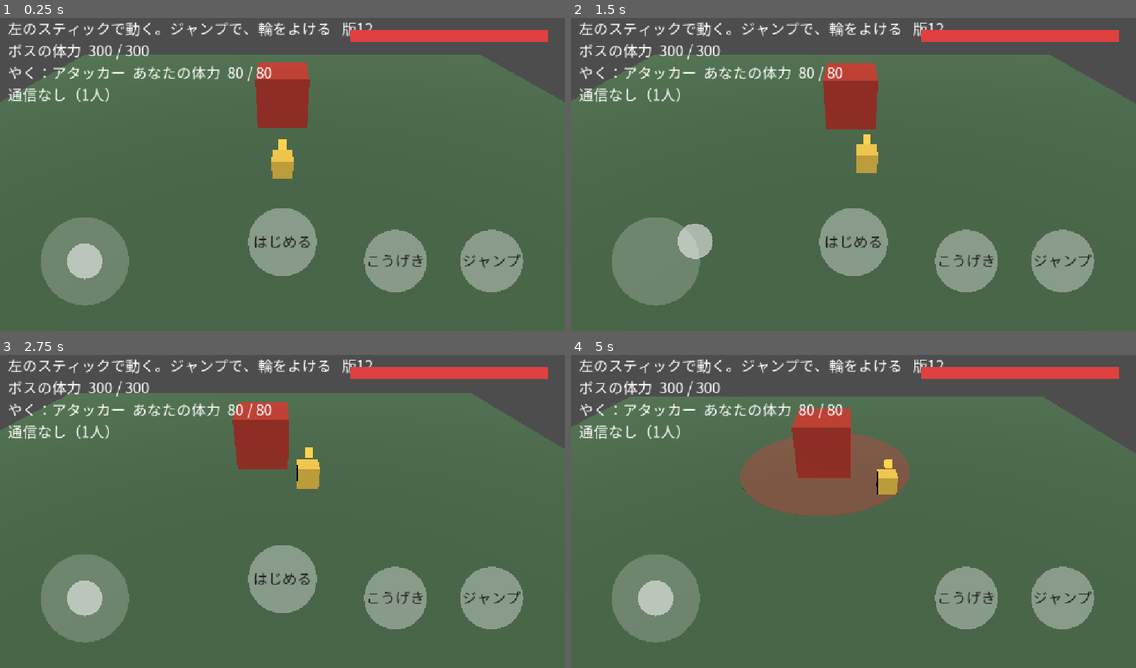
Above: before the commit, frames 1-4 (two rows, left to right).
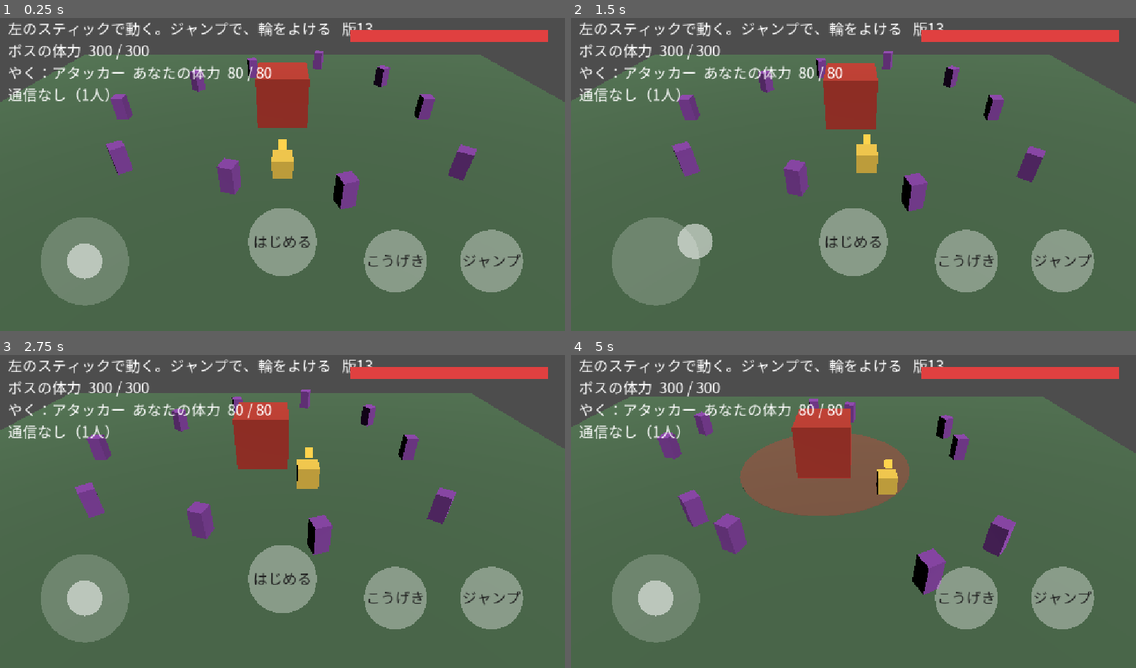
Above: after the commit, the same moments.

Repository: koyoy1016-gif/bigbusters-godot
Game: Godot game, scene res://scenes/prototype/stick_prototype.tscn
The game is run twice, just before and just after one commit, with the same random seed, the same clock (stepped at 60 frames per second) and the same inputs. This scene is started directly instead of the project's main scene.
Inputs (mouse positions are in pixels of both pictures, inside the frame that each line leads up to):
- Up to frame 1 (0.25 s): no input
- Up to frame 2 (1.5 s): tap Enter at 0.5 s; move the mouse to (977, 155) at 0.52 s; tap 1 at 0.6 s; click (977, 155) at 0.67 s; drag from (740, 187) to (825, 237) at 1.27 s
- Up to frame 3 (2.75 s): move the mouse to (339, 439) at 2.02 s; tap 1 at 2.1 s; click (339, 439) at 2.17 s
- Up to frame 4 (5 s): drag from (825, 574) to (684, 461) at 2.77 s; move the mouse to (1023, 558) at 3.52 s; tap 1 at 3.6 s; click (1023, 558) at 3.67 s; drag from (684, 461) to (768, 430) at 4.27 s

The runs differ from the first frame. In frame 1, 2.4% of the frame differs, in the area x 18-85%, y 1-62%; in frame 2, 2.4%; in frame 3, 2.5%; in frame 4, 2.9%, in the area x 15-79%, y 1-77%.

Commit message:
サブ敵の群れを追加：10体を1回の描画（MultiMesh）で出す。動きは時間だけで決まる
Co-Authored-By: Claude Sonnet 5.5 <noreply@anthropic.com>
Claude-Session: https://claude.ai/code/session_01U5QjkxQPQVJ9bA9eQTVgJt

Diff:
--- a/data/prototype_stick.json
+++ b/data/prototype_stick.json
@@ -158,7 +158,7 @@
   ],
   "charge_color": "#ff9a20",
   "build_label": "版",
-  "build_id": "12",
+  "build_id": "13",
   "camera_follow": 0.5,
   "camera_follow_per_sec": 6.0,
   "marker_size": 0.35,
@@ -221,5 +221,11 @@
     0.9,
     0.025
   ],
-  "hint_portrait": "ジャンプで、輪をよける"
+  "hint_portrait": "ジャンプで、輪をよける",
+  "sub_enemy_count": 10,
+  "sub_enemy_size": [0.7, 1.4, 0.7],
+  "sub_enemy_color": "#8e44ad",
+  "sub_enemy_radius": 9.0,
+  "sub_enemy_speed": 0.35,
+  "sub_enemy_wobble": 1.5
 }
--- /dev/null
+++ b/scripts/combat/crowd_pattern.gd
@@ -0,0 +1,20 @@
+extends RefCounted
+## サブ敵の動き。時間だけで決まる関数（状態を持たない）。
+## 全員の画面で同じ位置になるので、通信で位置を送らなくてよい。
+
+## i 番目の敵の位置（床の上の x, z）。ボスのまわりを、少しずつ違う半径・向きで回る。
+static func position_at(i: int, count: int, t: float, center: Vector2, radius: float, speed: float, wobble: float) -> Vector2:
+	var n := maxi(count, 1)
+	var base := TAU * float(i) / float(n)
+	var dir := 1.0 if i % 2 == 0 else -1.0
+	var angle := base + dir * speed * t
+	var r := radius + wobble * sin(t * 0.9 + float(i) * 1.7)
+	return center + Vector2(cos(angle), sin(angle)) * r
+
+
+## 進む向き（Y軸まわりの角度）。回る向きの接線方向
+static func heading_at(i: int, count: int, t: float, speed: float) -> float:
+	var n := maxi(count, 1)
+	var dir := 1.0 if i % 2 == 0 else -1.0
+	var angle := TAU * float(i) / float(n) + dir * speed * t
+	return -angle + (PI * 0.5 if dir > 0.0 else -PI * 0.5)
--- a/scripts/prototype/stick_prototype.gd
+++ b/scripts/prototype/stick_prototype.gd
@@ -20,11 +20,13 @@
 const Sync := preload("res://scripts/network/position_sync.gd")
 const BossSync := preload("res://scripts/network/boss_sync.gd")
 const CheckScreen := preload("res://scripts/experiments/firebase_check.gd")
+const SubCrowd := preload("res://scripts/prototype/sub_enemy_crowd.gd")
 
 var config: Dictionary = {}
 var player: MeshInstance3D
 var player_material: StandardMaterial3D
 var boss: MeshInstance3D
+var sub_crowd: Node3D
 var boss_material: StandardMaterial3D
 var slam_ring: MeshInstance3D
 var slam_material: StandardMaterial3D
@@ -175,6 +177,12 @@
 	var bp: Array = config["boss_position"]
 	boss.position = Vector3(bp[0], float(config["boss_size"]) * 0.5, bp[1])
 
+	# サブ敵の群れ（見た目だけ。時間で動くので通信は要らない）
+	sub_crowd = SubCrowd.new()
+	sub_crowd.name = "SubCrowd"
+	add_child(sub_crowd)
+	sub_crowd.setup(config, Vector2(bp[0], bp[1]))
+
 	# 範囲攻撃の予告の輪（床の上の、薄い円盤）
 	slam_ring = MeshInstance3D.new()
 	slam_ring.name = "SlamRing"
@@ -285,6 +293,7 @@
 	boss_material.albedo_color = Color(str(config["boss_hit_color"])) if hit_flash > 0.0 else boss_base
 	net_update(delta, Time.get_ticks_msec())
 	combat_update(delta)
+	sub_crowd.update_at(maxf(0.0, (server_now_ms() - round_start_ms) / 1000.0) if round_active() else 0.0)
 	player_material.albedo_color = _player_color()
 	player_marker_material.albedo_color = _slot_color(str(net_state.get("slot", "")))
 	apply_orientation(Vector2(get_window().size) if get_window() != null else Vector2(16, 9))
--- /dev/null
+++ b/scripts/prototype/sub_enemy_crowd.gd
@@ -0,0 +1,45 @@
+extends Node3D
+## サブ敵の群れ。MultiMesh で、全員を1回の描画でまとめて出す。
+## 数値は data/prototype_stick.json の sub_enemy_* にある。
+
+const CrowdPattern := preload("res://scripts/combat/crowd_pattern.gd")
+
+var multi: MultiMesh
+var instance: MultiMeshInstance3D
+var cfg: Dictionary = {}
+var center := Vector2.ZERO
+## 直近に並べた位置（確認用。ヘッドレスでは MultiMesh から読み戻せない）
+var last_positions := PackedVector3Array()
+
+
+func setup(config: Dictionary, boss_center: Vector2) -> void:
+	cfg = config
+	center = boss_center
+	var count := int(cfg["sub_enemy_count"])
+	var size: Array = cfg["sub_enemy_size"]
+	var mesh := BoxMesh.new()
+	mesh.size = Vector3(size[0], size[1], size[2])
+	var mat := StandardMaterial3D.new()
+	mat.albedo_color = Color(str(cfg["sub_enemy_color"]))
+	mesh.material = mat
+	multi = MultiMesh.new()
+	multi.transform_format = MultiMesh.TRANSFORM_3D
+	multi.mesh = mesh
+	multi.instance_count = count
+	instance = MultiMeshInstance3D.new()
+	instance.name = "SubEnemies"
+	instance.multimesh = multi
+	add_child(instance)
+	update_at(0.0)
+
+
+## 戦いが始まってから t 秒の位置に並べ直す
+func update_at(t: float) -> void:
+	var count := multi.instance_count
+	last_positions.resize(count)
+	var h := float((cfg["sub_enemy_size"] as Array)[1]) * 0.5
+	for i in count:
+		var p := CrowdPattern.position_at(i, count, t, center, float(cfg["sub_enemy_radius"]), float(cfg["sub_enemy_speed"]), float(cfg["sub_enemy_wobble"]))
+		var basis := Basis(Vector3.UP, CrowdPattern.heading_at(i, count, t, float(cfg["sub_enemy_speed"])))
+		last_positions[i] = Vector3(p.x, h, p.y)
+		multi.set_instance_transform(i, Transform3D(basis, last_positions[i]))
--- /dev/null
+++ b/tests/test_crowd_pattern.gd
@@ -0,0 +1,53 @@
+extends SceneTree
+## 実行: godot --headless --path . --script res://tests/test_crowd_pattern.gd
+## サブ敵の動き（crowd_pattern.gd）と、まとめ描画（sub_enemy_crowd.gd）を確かめる。
+
+const CrowdPattern := preload("res://scripts/combat/crowd_pattern.gd")
+const SubCrowd := preload("res://scripts/prototype/sub_enemy_crowd.gd")
+
+var failures := 0
+
+
+func check(cond: bool, msg: String) -> void:
+	if cond:
+		print("OK   ", msg)
+	else:
+		print("FAIL ", msg)
+		failures += 1
+
+
+func _initialize() -> void:
+	var c := Vector2(0, -6)
+	var a := CrowdPattern.position_at(3, 10, 5.0, c, 9.0, 0.35, 1.5)
+	var b := CrowdPattern.position_at(3, 10, 5.0, c, 9.0, 0.35, 1.5)
+	check(a == b, "同じ時間なら、同じ位置（全員の画面で一致する）")
+	check(CrowdPattern.position_at(3, 10, 6.0, c, 9.0, 0.35, 1.5) != a, "時間が進むと動く")
+	var ok := true
+	for i in 10:
+		for t in [0.0, 3.3, 20.0, 99.0]:
+			var d := CrowdPattern.position_at(i, 10, t, c, 9.0, 0.35, 1.5).distance_to(c)
+			if d < 7.4 or d > 10.6:
+				ok = false
+	check(ok, "いつでも、ボスから半径±ゆれ幅の中にいる")
+	var spread := CrowdPattern.position_at(0, 10, 0.0, c, 9.0, 0.35, 0.0).distance_to(CrowdPattern.position_at(1, 10, 0.0, c, 9.0, 0.35, 0.0))
+	check(spread > 1.0, "となりの敵と重ならない")
+	check(CrowdPattern.position_at(0, 0, 0.0, c, 9.0, 0.35, 0.0).is_finite(), "数が0でも壊れない")
+
+	var cfg: Dictionary = JSON.parse_string(FileAccess.get_file_as_string("res://data/prototype_stick.json"))
+	check(int(cfg["sub_enemy_count"]) >= 10 and int(cfg["sub_enemy_count"]) <= 15, "サブ敵は10〜15体（データ）")
+	var crowd := SubCrowd.new()
+	root.add_child(crowd)
+	crowd.setup(cfg, c)
+	var instances := 0
+	for ch in crowd.get_children():
+		if ch is MultiMeshInstance3D:
+			instances += 1
+	check(instances == 1, "全員を1つの描画（MultiMesh）でまとめる")
+	check(crowd.multi.instance_count == int(cfg["sub_enemy_count"]), "体の数がデータと同じ")
+	crowd.update_at(4.0)
+	var p0 := crowd.last_positions[0]
+	crowd.update_at(8.0)
+	check(crowd.last_positions[0] != p0, "更新すると位置が変わる")
+	check(is_equal_approx(crowd.last_positions[0].y, float((cfg["sub_enemy_size"] as Array)[1]) * 0.5), "足が床の上にある")
+	print("失敗: ", failures)
+	quit(1 if failures > 0 else 0)
Not shown, changed: NOTES.md
